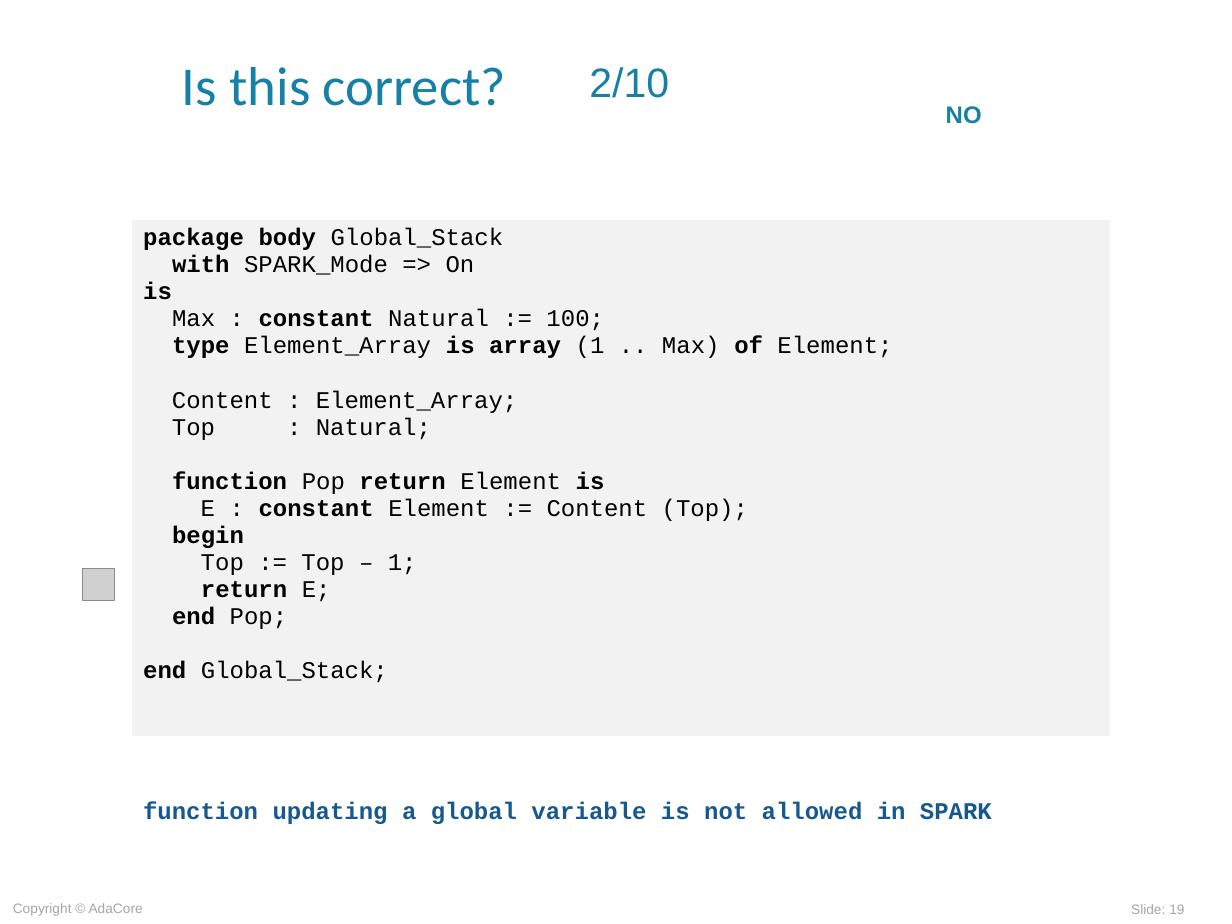
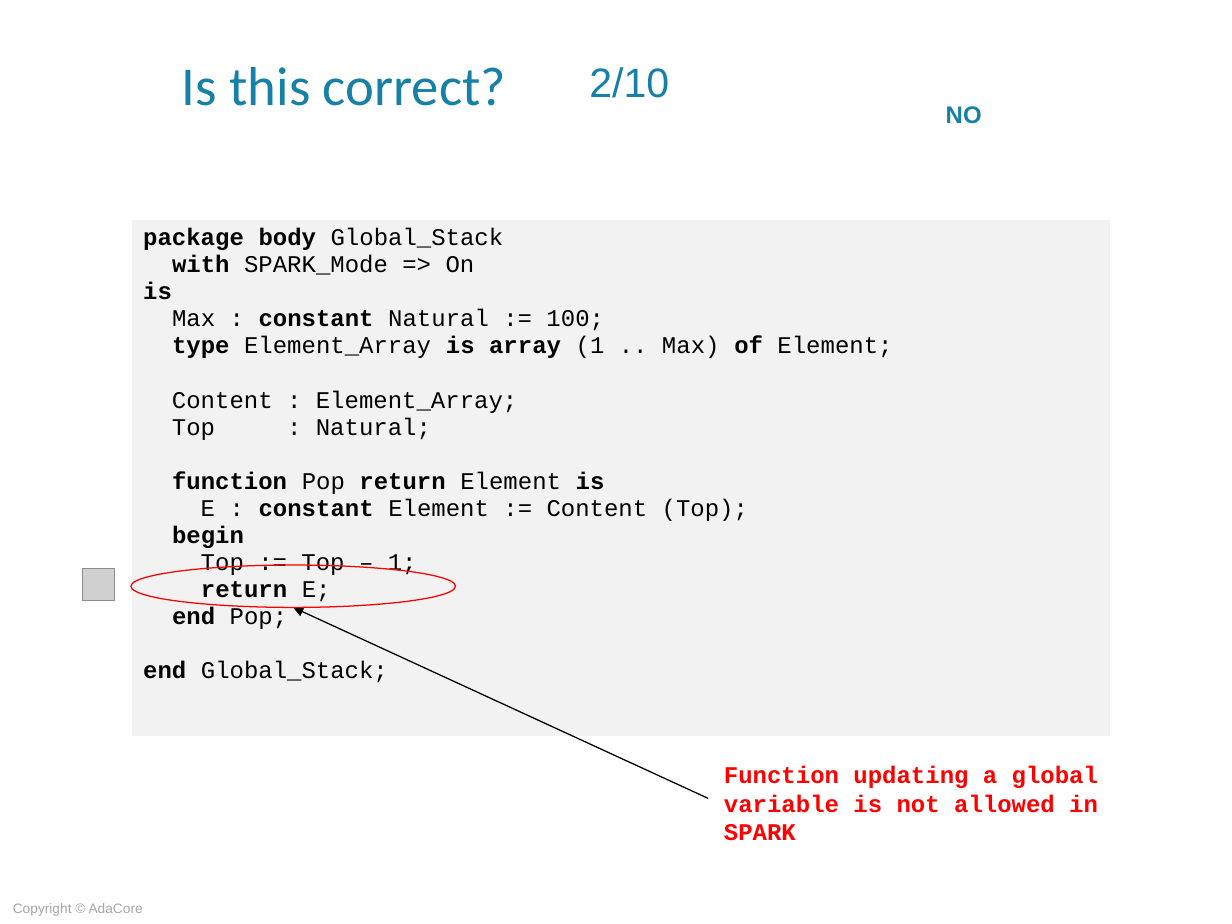
Before and after one commit to AdaCoreU/Courses, a slide deck: slide 19 of lectures/06_SPARK_2014/01_Overview/Slides/01_Overview.ppt. Drawn at 1232x924 pixels with LibreOffice and Linux fonts; fonts in the diff are those of the drawing; grey boxes stand for pictures; background and template pictures are left out. Boxes give left, top, right and bottom in pixels: in the first picture for what was removed or moved away, otherwise in the second. Text is boxed around its words. In the diff, an @@ line names an element or a change of style, - is before the commit and + after.

```diff
--- a/lectures/06_SPARK_2014/01_Overview/Slides/01_Overview.ppt
+++ b/lectures/06_SPARK_2014/01_Overview/Slides/01_Overview.ppt
@@ ellipse added at <box>131,565,456,607</box>, outline #FF0000 0.74 pt @@
@@ arrow added from (708, 798) to (293, 607), #000000 0.74 pt @@
@@ text at <box>724,765,1098,841</box>: text changed; text colour #17598F to #FF0000 @@
-function updating a global variable is not allowed in SPARK
+Function updating a global variable is not allowed in SPARK
@@ page number removed at <box>1131,904,1184,914</box> @@
-Slide: 19
```
Also in this commit, not shown: 33 other slides changed, 2 slides added, 2 slides removed, 1 other file.
